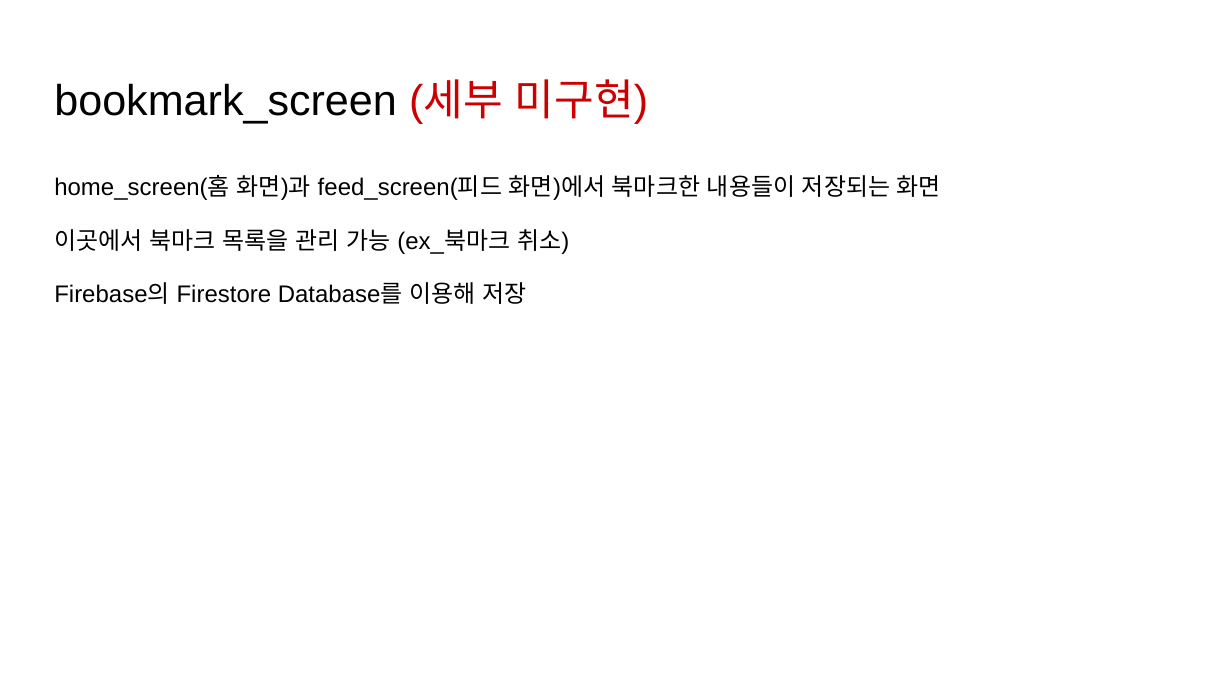
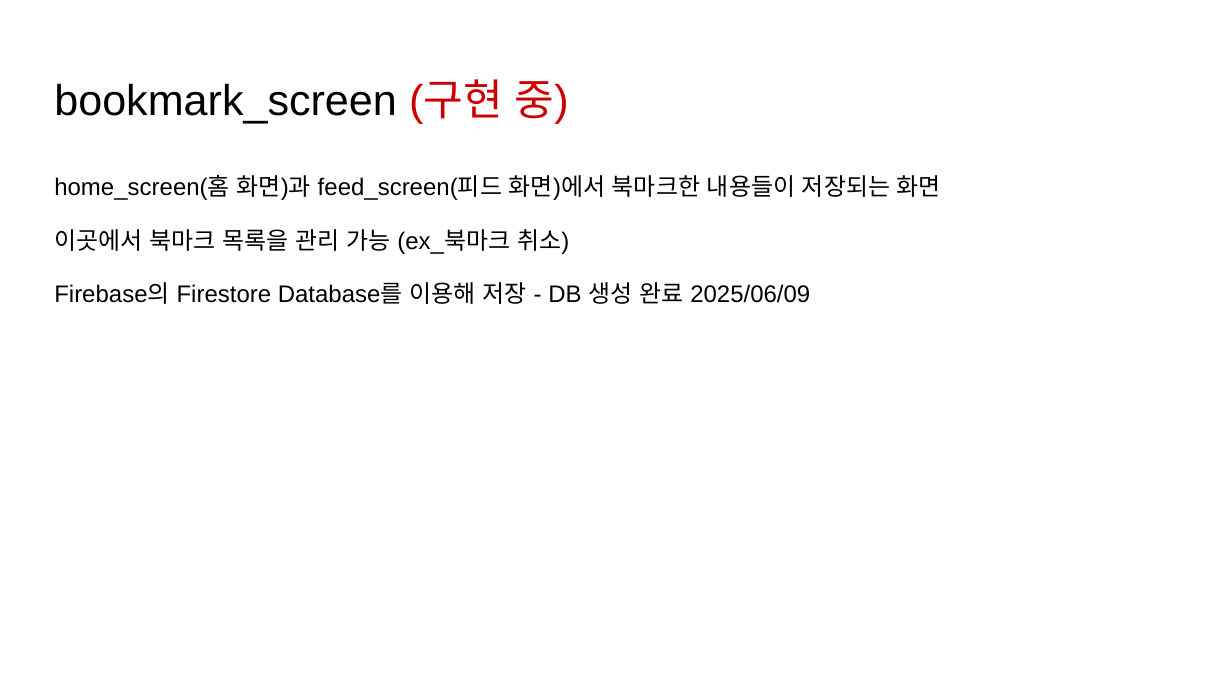
Before and after one commit to yurei55/TIL, a slide deck: slide 13 of K-Taste.pptx. Drawn at 1232x693 pixels with LibreOffice and Linux fonts; fonts in the diff are those of the drawing. Boxes give left, top, right and bottom in pixels: in the first picture for what was removed or moved away, otherwise in the second. Text is boxed around its words. In the diff, an @@ line names an element or a change of style, - is before the commit and + after.

```diff
--- a/K-Taste.pptx
+++ b/K-Taste.pptx
@@ title at (54, 80, 569, 124): text changed @@
-bookmark_screen (세부 미구현)
+bookmark_screen (구현 중)
@@ text at (54, 282, 810, 304): text changed @@
-Firebase의 Firestore Database를 이용해 저장
+Firebase의 Firestore Database를 이용해 저장 - DB 생성 완료 2025/06/09
```
Also in this commit, not shown: 9 other slides changed.
